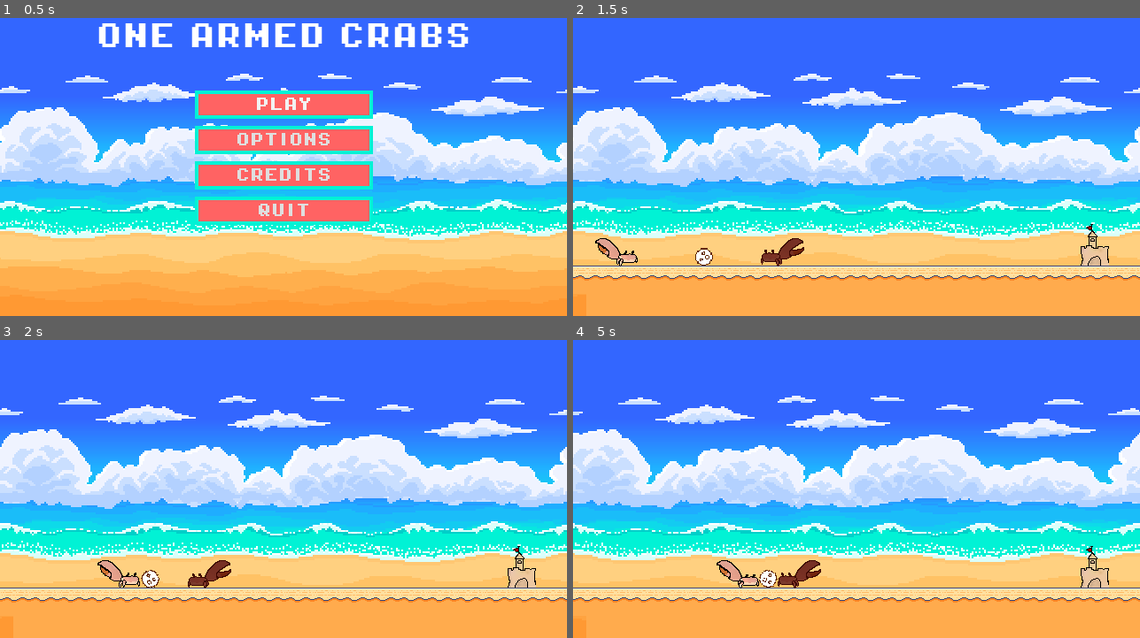
Above: before the commit, frames 1-4 (two rows, left to right).
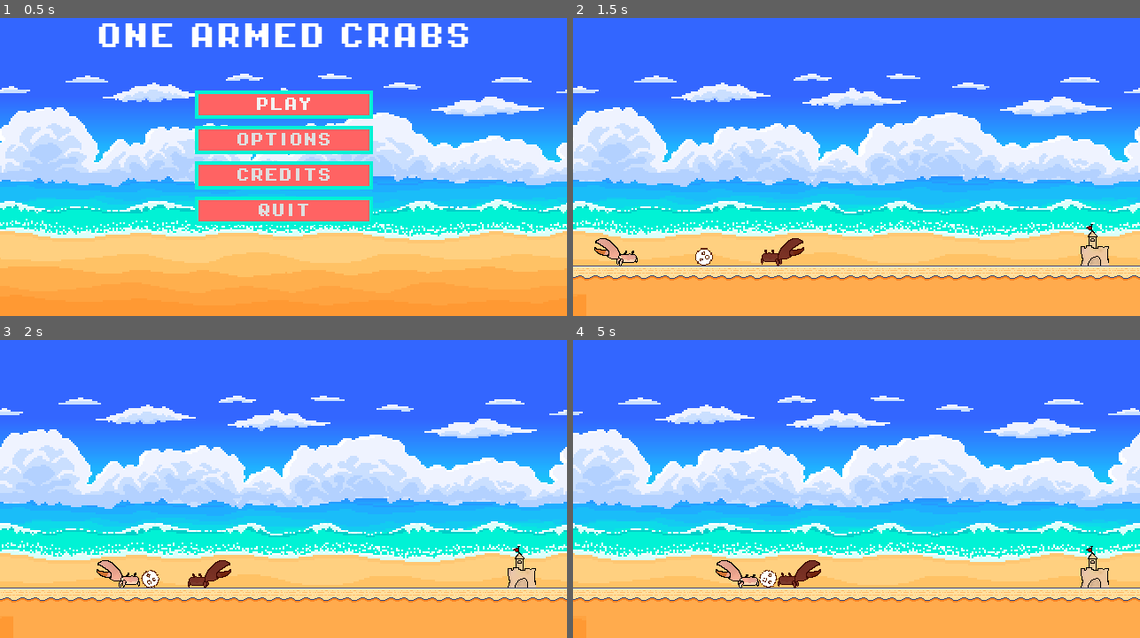
Above: after the commit, the same moments.

Repository: Ruilesser/CHacks2025
Game: Godot game, scene res://Scenes/title_screen.tscn
The game is run twice, just before and just after one commit, with the same random seed, the same clock (stepped at 60 frames per second) and the same inputs.
Inputs (mouse positions are in pixels of both pictures, inside the frame that each line leads up to):
- Up to frame 1 (0.5 s): no input
- Up to frame 2 (1.5 s): click "PLAY" at 0.5 s; tap Enter (p2_grab) at 1.25 s; move the mouse to (981, 140) at 1.27 s; hold D (p1_right) from 1.28 s (still down); hold Shift (p1_grab) from 1.28 s (still down)
- Up to frame 3 (2 s): keep holding D (p1_right); keep holding Shift (p1_grab); tap W (p1_up) at 1.52 s
- Up to frame 4 (5 s): move the mouse to (743, 494) at 2.02 s; release Shift (p1_grab) at 2.03 s; tap Shift (p1_grab) at 2.1, 3.05, 3.8 s; tap W (p1_up) at 2.27, 3.77, 4.52 s; move the mouse to (913, 408) at 2.77 s; release D (p1_right) at 2.78 s; hold A (p1_left) 2.78-3.53 s; hold Down (p2_down) 2.78-3.53 s; move the mouse to (828, 542) at 3.52 s; hold D (p1_right) from 3.53 s (still down); tap Enter (p2_grab) at 3.6 s; move the mouse to (1026, 527) at 4.27 s; hold Shift (p1_grab) from 4.28 s (still down); tap Left (p2_left) at 4.35 s

Frame 1 is identical in both runs. In frame 2, less than 0.1% of the frame differs, in the area x 3-37%, y 75-82%; in frame 3, less than 0.1%; in frame 4, less than 0.1%.

Commit message:
Player grab implementation, todo: throw

Diff:
--- a/one-armed-crabs/Player/player.tscn
+++ b/one-armed-crabs/Player/player.tscn
@@ -73,7 +73,7 @@
 size = Vector2(32, 15)
 
 [sub_resource type="RectangleShape2D" id="RectangleShape2D_mottc"]
-size = Vector2(20, 19)
+size = Vector2(25, 29)
 
 [node name="Player1" type="CharacterBody2D" groups=["Player", "Throwable"]]
 collision_layer = 5
@@ -110,17 +110,19 @@
 shape = SubResource("RectangleShape2D_u7pvs")
 
 [node name="Marker2D" type="Marker2D" parent="Claw"]
-position = Vector2(0, -26)
+position = Vector2(-36, -25)
 
 [node name="ClawGrabBox" type="Area2D" parent="Claw" groups=["Player"]]
 collision_layer = 8
 collision_mask = 7
 
 [node name="CollisionShape2D" type="CollisionShape2D" parent="Claw/ClawGrabBox"]
-position = Vector2(-29, -19.5)
+position = Vector2(-31.5, -18.5)
 shape = SubResource("RectangleShape2D_mottc")
+
+[node name="RayCast2D" type="RayCast2D" parent="Claw"]
+position = Vector2(-36, -25)
+rotation = 3.14159
 
 [connection signal="area_entered" from="Claw/ClawGrabBox" to="." method="_on_claw_grab_box_area_entered"]
 [connection signal="area_exited" from="Claw/ClawGrabBox" to="." method="_on_claw_grab_box_area_exited"]
-[connection signal="body_entered" from="Claw/ClawGrabBox" to="." method="_on_claw_grab_box_body_entered"]
-[connection signal="body_exited" from="Claw/ClawGrabBox" to="." method="_on_claw_grab_box_body_exited"]
--- a/one-armed-crabs/Player/player2.tscn
+++ b/one-armed-crabs/Player/player2.tscn
@@ -95,7 +95,6 @@
 isPlayer2 = true
 
 [node name="AnimatedSprite2D" type="AnimatedSprite2D" parent="."]
-z_index = 1
 material = SubResource("ShaderMaterial_7431h")
 sprite_frames = SubResource("SpriteFrames_htg1f")
 animation = &"walking"
@@ -126,7 +125,7 @@
 shape = SubResource("RectangleShape2D_u7pvs")
 
 [node name="Marker2D" type="Marker2D" parent="Claw"]
-position = Vector2(0, -26)
+position = Vector2(-35, -17)
 
 [node name="ClawGrabBox" type="Area2D" parent="Claw" groups=["Player"]]
 collision_layer = 8
--- a/one-armed-crabs/Scenes/Levels/camera_2d.gd
+++ b/one-armed-crabs/Scenes/Levels/camera_2d.gd
@@ -1,19 +1,19 @@
 extends Camera2D
-
-var targ_pos: Vector2
-var pos: Vector2
-var pan_speed: float = 0.1
-var is_pan: bool = true
-# Called when the node enters the scene tree for the first time.
-
-func _ready() -> void:
-	pos = Vector2(0, -300)
-	targ_pos = pos + Vector2(0, 0)
-
-# Called every frame. 'delta' is the elapsed time since the previous frame.
-func _process(delta: float) -> void:
-	if is_pan:
-		pos = pos.lerp(targ_pos, pan_speed)
-
-		if pos.distance_to(targ_pos) < 1.0:
-			is_pan = false
+#
+#var targ_pos: Vector2
+#var pos: Vector2
+#var pan_speed: float = 0.1
+#var is_pan: bool = true
+## Called when the node enters the scene tree for the first time.
+#
+#func _ready() -> void:
+	#pos = Vector2(0, -300)
+	#targ_pos = pos + Vector2(0, 0)
+#
+## Called every frame. 'delta' is the elapsed time since the previous frame.
+#func _process(delta: float) -> void:
+	#if is_pan:
+		#pos = pos.lerp(targ_pos, pan_speed)
+		#
+		#if pos.distance_to(targ_pos) < 1.0:
+			#is_pan = false
--- a/one-armed-crabs/Scripts/player.gd
+++ b/one-armed-crabs/Scripts/player.gd
@@ -4,6 +4,7 @@
 @onready var player_1: CharacterBody2D = $"."
 @onready var animated_sprite = $AnimatedSprite2D
 @onready var animated_claw = $Claw/AnimatedSprite2D
+@onready var marker_2d: Marker2D = $Claw/Marker2D
 
 @export var isPlayer2 = false
 
@@ -26,6 +27,7 @@
 
 var closest_throwable_distance = INF
 var closest_area2d_to_clawbox = null
+var grabbed_object = null
 var area2d_in_clawbox = []
 
 var claw: CharacterBody2D = null
@@ -54,7 +56,14 @@
 		# Throwing action when button is released
 		elif Input.is_action_just_released("p1_down") and not is_throwing and not is_returning:
 			is_throwing = true
+
 			claw.rotation = lerp(charge_rotation, throw_rotation, charge_ratio)
+			animated_claw.frame = 0
+
+			# let go of grabbed item
+			if grabbed_object:
+				grabbed_object.reparent(player_1.get_parent())
+				grabbed_object.set_freeze_enabled(false)
 
 			# Short delay before returning to idle position
 			await get_tree().create_timer(0.1).timeout
@@ -66,9 +75,11 @@
 				await get_tree().process_frame
 
 			# Reset charge and flags
+			canPick = true
 			current_charge = 0
 			is_throwing = false
 			is_returning = false  # End of return animation, allow throwing again
+
 
 		# Reset charge when not holding the charge button
 		else:
@@ -81,21 +92,28 @@
 			animated_claw.frame = 1
 
 			for i in area2d_in_clawbox:
-				if i.position.distance_to(claw_grab_box.position) < closest_throwable_distance:
-					closest_throwable_distance = i.position.distance_to(claw_grab_box.position)
+				if i.global_position.distance_to(claw_grab_box.global_position) < closest_throwable_distance:
+					closest_throwable_distance = i.global_position.distance_to(claw_grab_box.global_position)
 					closest_area2d_to_clawbox = i
 
-			if closest_area2d_to_clawbox and closest_area2d_to_clawbox.owner.get_name() == "Ball":
+			if closest_area2d_to_clawbox and closest_area2d_to_clawbox.owner is RigidBody2D: #Ball
 				canPick = false
-				print("my name is: ")
-
-
-		elif Input.is_action_just_released("p1_grab"):
-			canPick = true
-			closest_throwable_distance = INF
-			animated_claw.frame = 0
-
-	#end of process()
+				# print("my name is: ")
+				grabbed_object = closest_area2d_to_clawbox.owner
+				grabbed_object.set_freeze_enabled(true)
+				if grabbed_object.get_parent():
+					grabbed_object.reparent(marker_2d)
+				else:
+					marker_2d.add_child(grabbed_object)
+
+			else:
+				animated_claw.frame = 0
+		#elif Input.is_action_just_released("p1_grab"):
+			#canPick = true
+			#closest_throwable_distance = INF
+			#animated_claw.frame = 0
+
+	#end of player1 body
 	else:
 		# Charging mechanic
 		if Input.is_action_pressed("p2_down") and not is_throwing and not is_returning:
@@ -175,6 +193,8 @@
 				velocity.x = move_toward(velocity.x, direction * (SPEED + horizontal_jump_velocity), SPEED * acceleration)
 		else:
 			velocity.x = move_toward(velocity.x, 0, SPEED * deceleration)
+
+	#end of player 1 input
 	else:
 		# Handle jump.
 		if Input.is_action_just_pressed("p2_up") and is_on_floor():
Not shown, added: one-armed-crabs/Scenes/balC395.tmp
